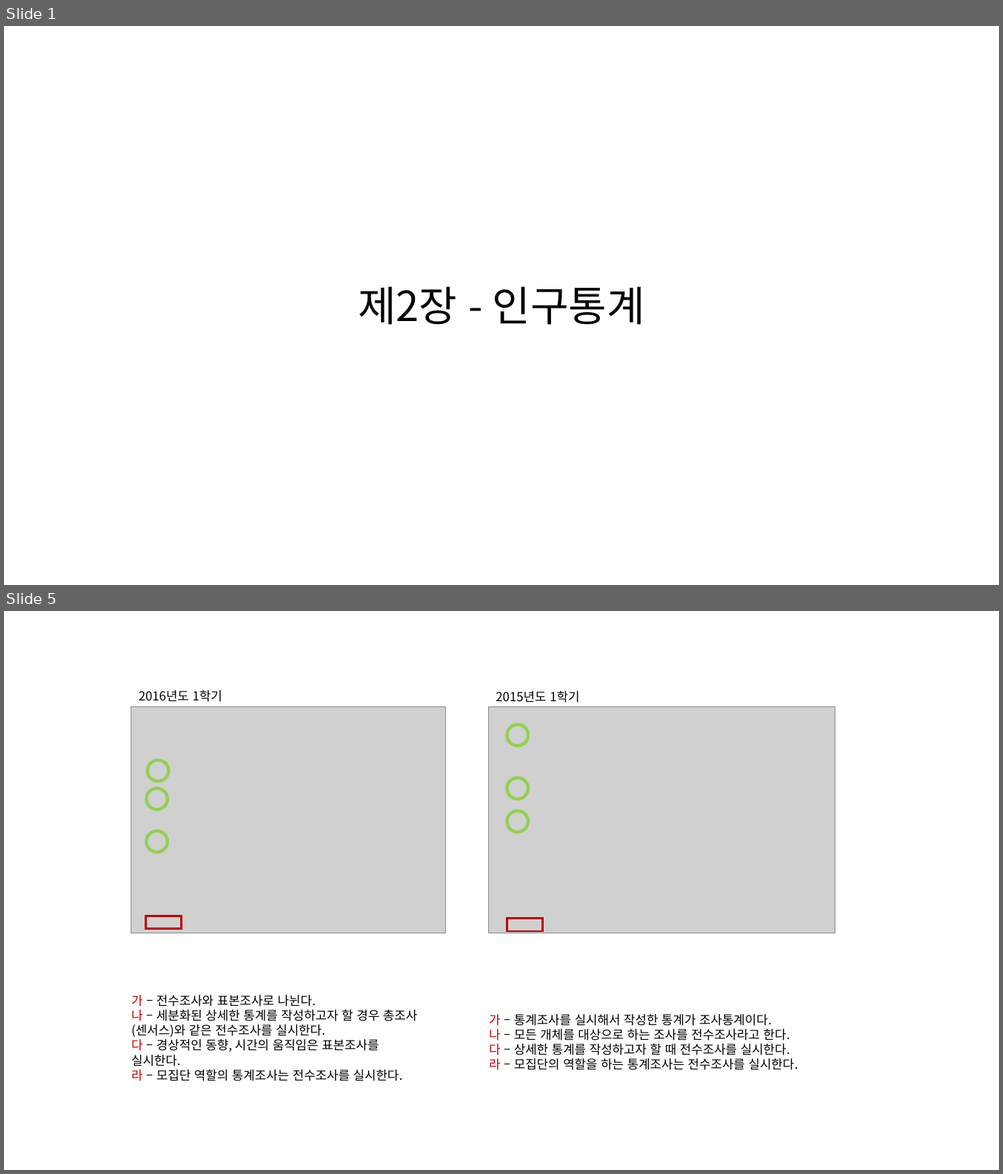
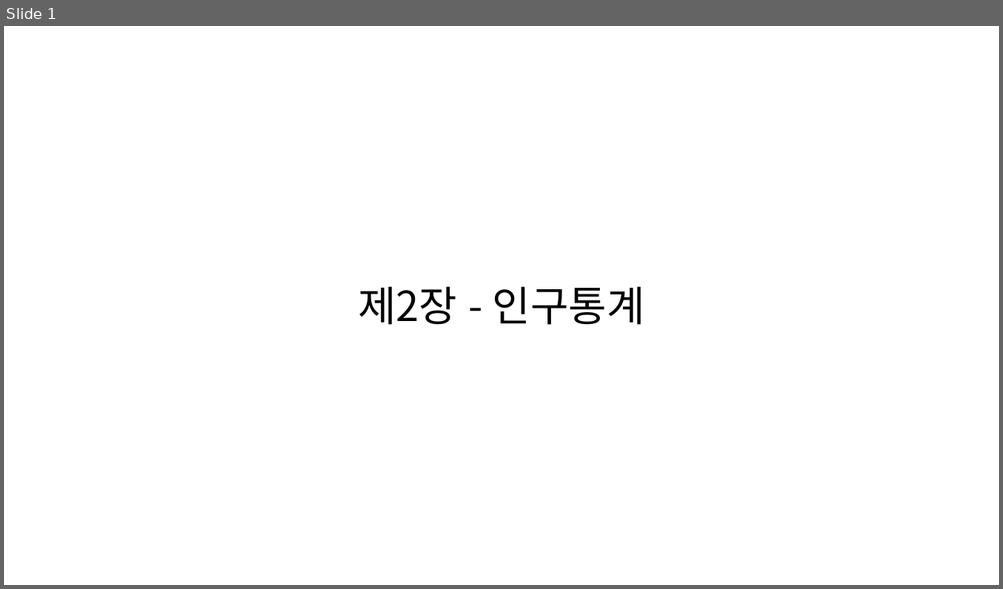
Before and after one commit to KNOU-STUDY/KNOU-UNDERSTANDING-NATIONAL-STATISTICS, a slide deck: previous_question/2장-인구통계.pptx. Shown one above the other, each under a label of ours: slides 1 and 5 before the commit, slide 1 after it; the slides between them are not shown. The pictures are 1003x1174 and 1003x589 pixels, drawn with LibreOffice and Linux fonts; fonts in the diff are those of the drawing; grey boxes stand for pictures. Boxes give left, top, right and bottom in pixels: in the first picture for what was removed or moved away, otherwise in the second. Text is boxed around its words. In the diff, an @@ line names an element or a change of style, - is before the commit and + after.

```diff
--- a/previous_question/2장-인구통계.pptx
+++ b/previous_question/2장-인구통계.pptx
@@ slide 5 removed at (x1=4, y1=611, x2=999, y2=1170), background #FFFFFF @@
@@ text removed at (x1=139, y1=690, x2=222, y2=702) @@
-2016년도 1학기
@@ text removed at (x1=495, y1=691, x2=579, y2=703) @@
-2015년도 1학기
@@ picture removed at (x1=131, y1=707, x2=445, y2=934) @@
@@ picture removed at (x1=488, y1=707, x2=835, y2=934) @@
@@ ellipse removed at (x1=507, y1=724, x2=528, y2=745) @@
@@ ellipse removed at (x1=148, y1=760, x2=168, y2=781) @@
@@ ellipse removed at (x1=507, y1=778, x2=528, y2=799) @@
@@ ellipse removed at (x1=147, y1=789, x2=168, y2=809) @@
@@ ellipse removed at (x1=147, y1=831, x2=168, y2=852) @@
@@ ellipse removed at (x1=507, y1=811, x2=528, y2=832) @@
@@ rectangle removed at (x1=146, y1=916, x2=182, y2=929) @@
@@ rectangle removed at (x1=507, y1=918, x2=543, y2=931) @@
@@ text removed at (x1=131, y1=995, x2=417, y2=1082) @@
-가 – 전수조사와 표본조사로 나뉜다.
-나 – 세분화된 상세한 통계를 작성하고자 할 경우 총조사(센서스)와 같은 전수조사를 실시한다.
-다 – 경상적인 동향, 시간의 움직임은 표본조사를 실시한다.
-라 – 모집단 역할의 통계조사는 전수조사를 실시한다.
@@ text removed at (x1=489, y1=1014, x2=798, y2=1071) @@
-가 – 통계조사를 실시해서 작성한 통계가 조사통계이다.
-나 – 모든 개체를 대상으로 하는 조사를 전수조사라고 한다.
-다 – 상세한 통계를 작성하고자 할 때 전수조사를 실시한다.
-라 – 모집단의 역할을 하는 통계조사는 전수조사를 실시한다.
```
Also in this commit, not shown: 3 slides changed, 9 slides added, 12 other slides removed.
